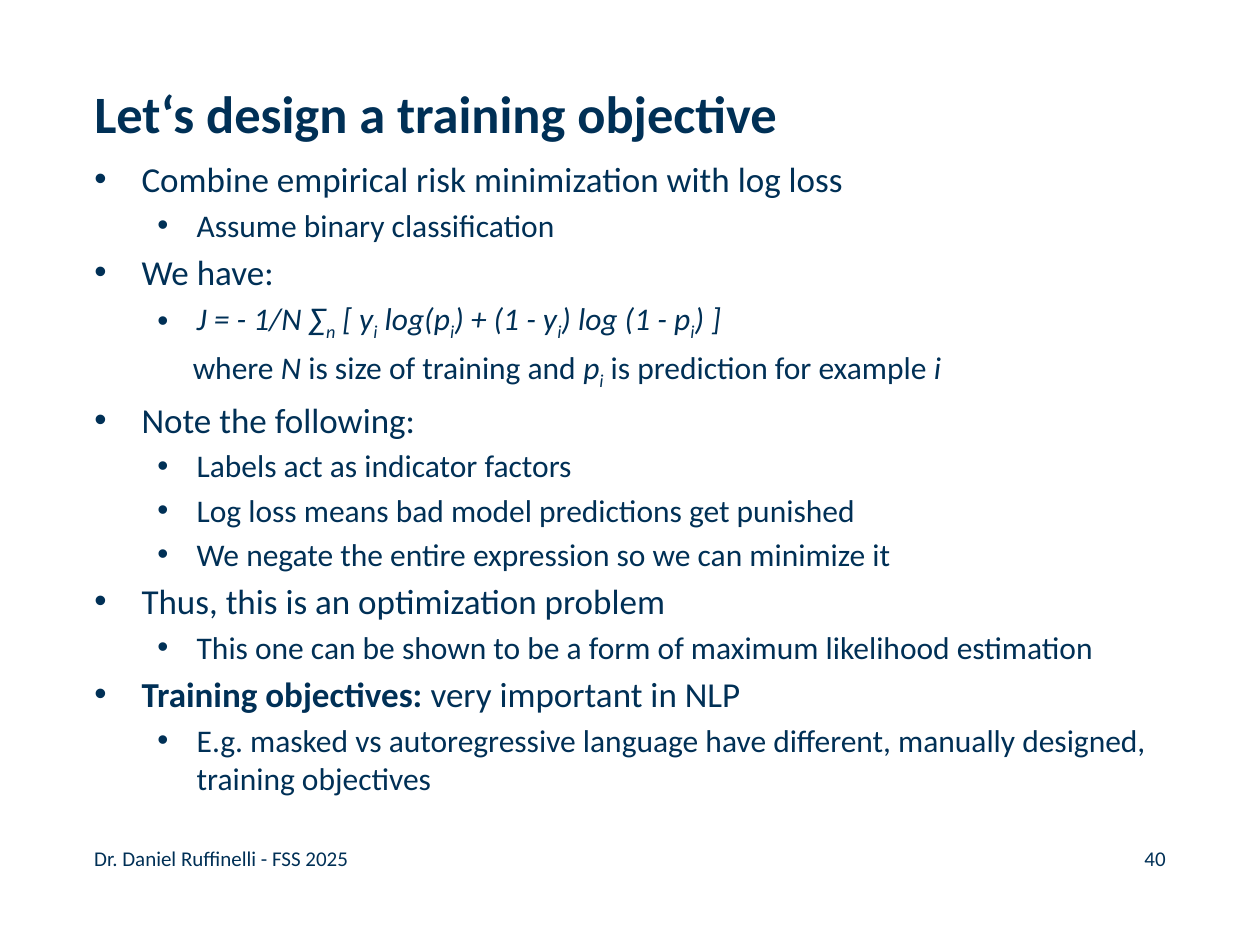
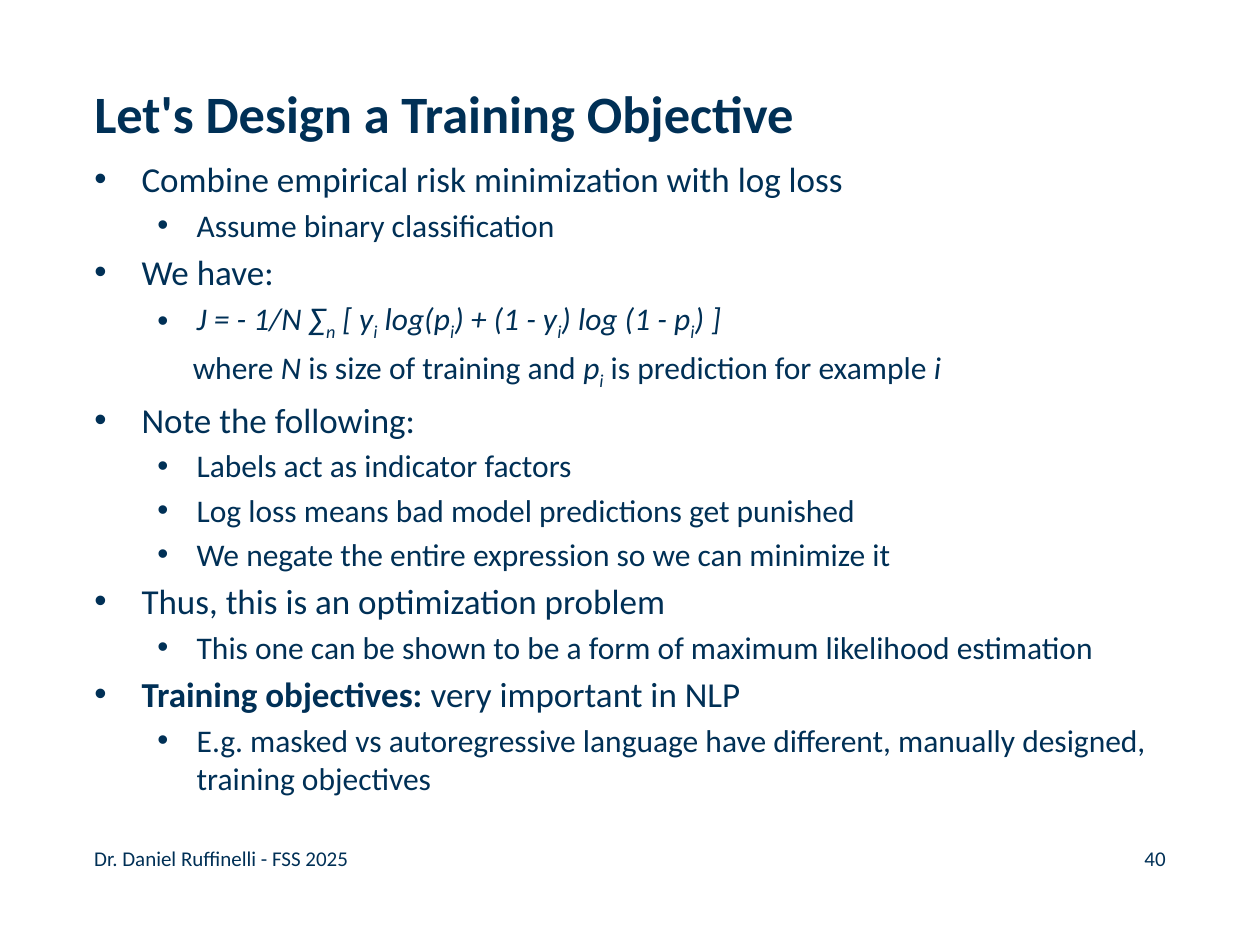
Before and after one commit to rufex2001/teaching_llms, a slide deck: slide 40 of lectures/02_ml_dl_word_embeddings/02_ml_dl_word_embeddings.pptx. Drawn at 1260x945 pixels with LibreOffice and Linux fonts; fonts in the diff are those of the drawing; background and template pictures are left out. Boxes give left, top, right and bottom in pixels: in the first picture for what was removed or moved away, otherwise in the second. Text is boxed around its words. In the diff, an @@ line names an element or a change of style, - is before the commit and + after.

```diff
--- a/lectures/02_ml_dl_word_embeddings/02_ml_dl_word_embeddings.pptx
+++ b/lectures/02_ml_dl_word_embeddings/02_ml_dl_word_embeddings.pptx
@@ title at bbox=[94, 96, 794, 142]: text changed @@
-Let‘s design a training objective
+Let's Design a Training Objective
```
Also in this commit, not shown: 14 other slides changed, 1 other file.
